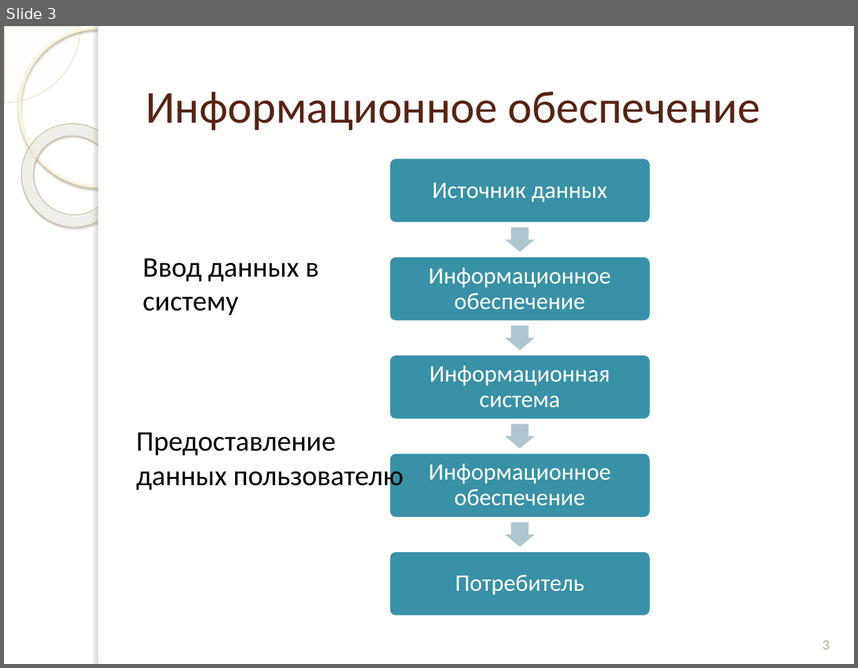
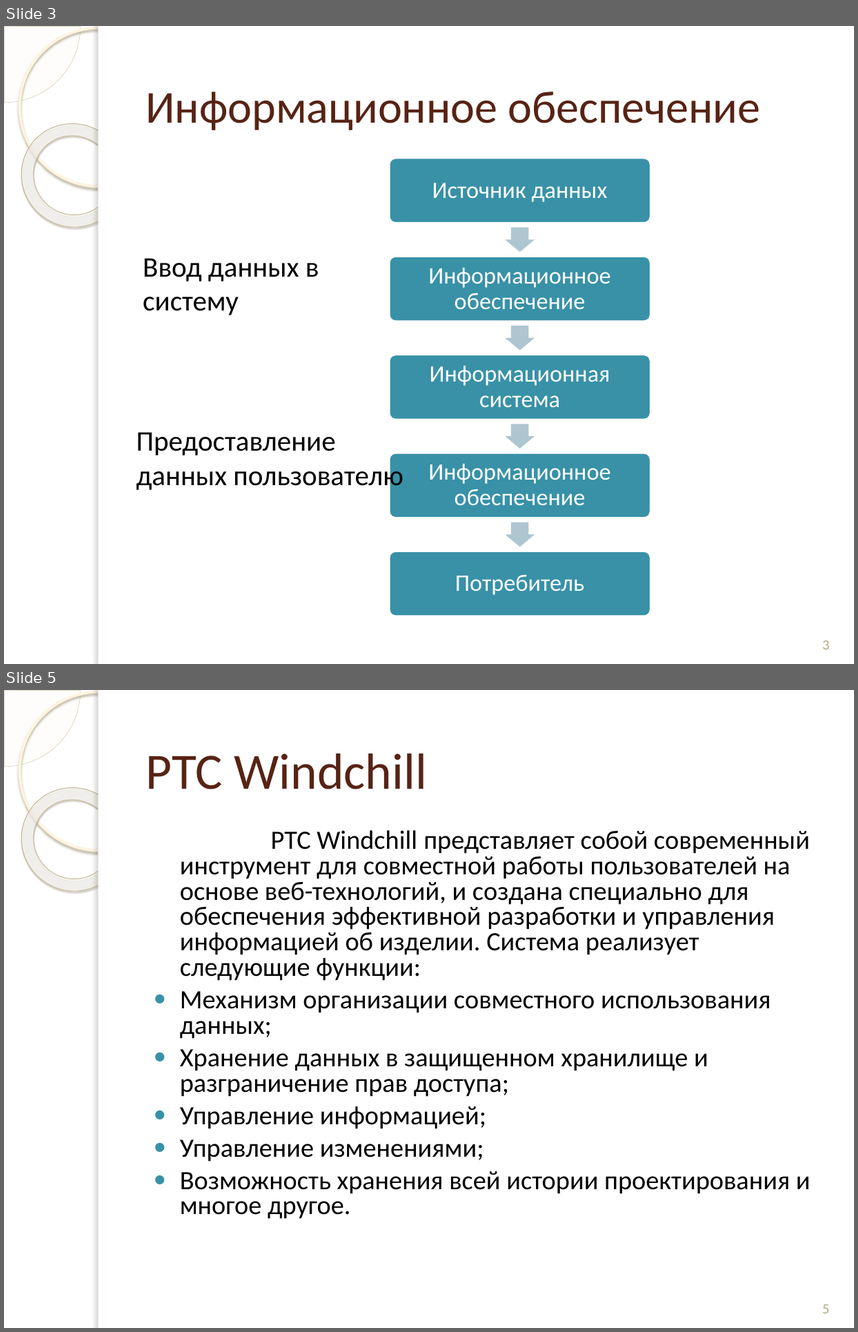
Before and after one commit to andreytemn/university, a slide deck: diplom/презентация к отчету.pptx. Shown one above the other, each under a label of ours: slide 3 before the commit, slides 3 and 5 after it; the slides between them are not shown. The pictures are 858x668 and 858x1332 pixels, drawn with LibreOffice and Linux fonts; fonts in the diff are those of the drawing; background and template pictures are left out. Boxes give left, top, right and bottom in pixels: in the first picture for what was removed or moved away, otherwise in the second. Text is boxed around its words. In the diff, an @@ line names an element or a change of style, - is before the commit and + after.

```diff
--- a/diplom/презентация к отчету.pptx
+++ b/diplom/презентация к отчету.pptx
@@ slide 5 added at <box>4,690,854,1328</box>, background picture (left out); not listed: 5 template elements that a slide beside it also shows @@
@@ title added at <box>146,753,427,789</box>, 43 pt, text #572314 @@
+PTC Windchill
@@ text added at <box>180,830,811,1219</box>, 22.4 pt, text #000000 @@
+PTC Windchill представляет собой современный инструмент для совместной работы пользователей на основе веб-технологий, и создана специально для обеспечения эффективной разработки и управления информацией об изделии. Система реализует следующие функции:
+● Механизм организации совместного использования данных;
+● Хранение данных в защищенном хранилище и разграничение прав доступа;
+● Управление информацией;
+● Управление изменениями;
+● Возможность хранения всей истории проектирования и многое другое.
@@ page number added at <box>822,1304,829,1313</box>, 12 pt, text #B6A98A @@
+5
```
Also in this commit, not shown: 1 slide changed, 14 other slides added, 2 other files.
